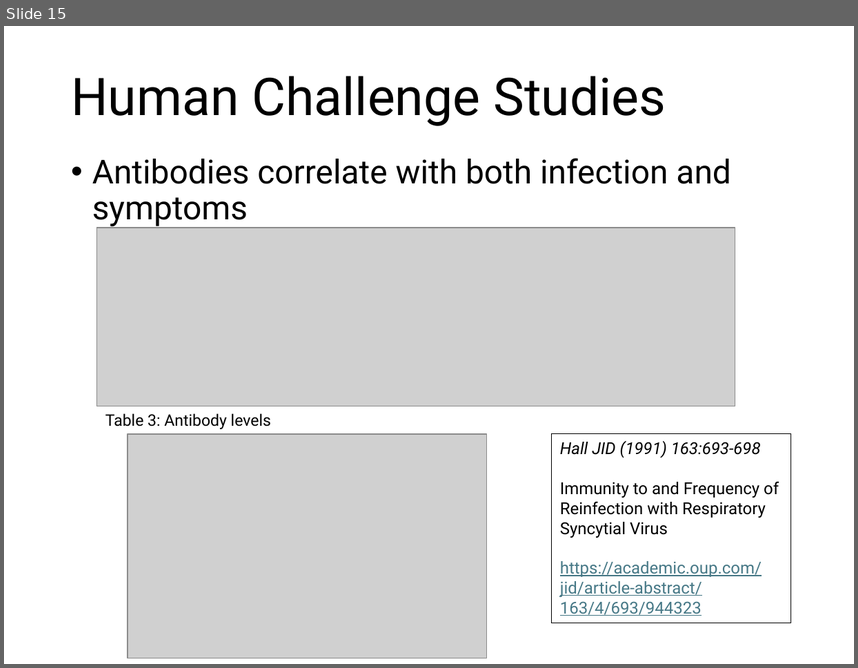
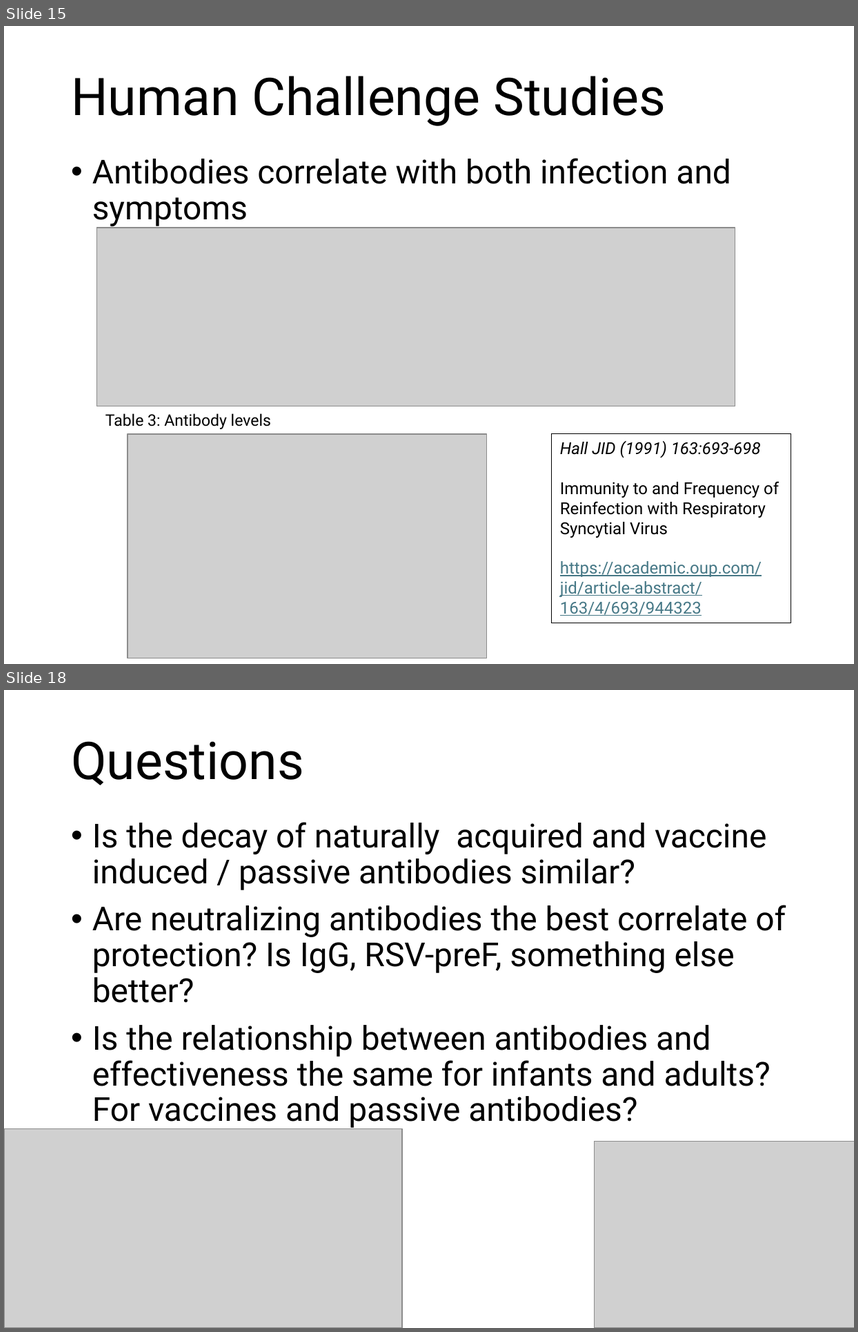
Before and after one commit to deborahcromer/RSVcorrelates, a slide deck: raw-data/RSV Data Summary.pptx. Shown one above the other, each under a label of ours: slide 15 before the commit, slides 15 and 18 after it; the slides between them are not shown. The pictures are 858x668 and 858x1332 pixels, drawn with LibreOffice and Linux fonts; fonts in the diff are those of the drawing; grey boxes stand for pictures. Boxes give left, top, right and bottom in pixels: in the first picture for what was removed or moved away, otherwise in the second. Text is boxed around its words. In the diff, an @@ line names an element or a change of style, - is before the commit and + after.

Commit message:
include  beginning of decay calculation

```diff
--- a/raw-data/RSV Data Summary.pptx
+++ b/raw-data/RSV Data Summary.pptx
@@ slide 18 added at (x1=4, y1=690, x2=854, y2=1328), background #FFFFFF @@
@@ title added at (x1=71, y1=741, x2=304, y2=785), 44 pt, text #000000 @@
+Questions
@@ text added at (x1=92, y1=822, x2=786, y2=1129), 28 pt, text #000000 @@
+• Is the decay of naturally acquired and vaccine induced / passive antibodies similar?
+• Are neutralizing antibodies the best correlate of protection? Is IgG, RSV-preF, something else better?
+• Is the relationship between antibodies and effectiveness the same for infants and adults? For vaccines and passive antibodies?
@@ picture added at (x1=4, y1=1129, x2=402, y2=1328) @@
@@ picture added at (x1=594, y1=1141, x2=854, y2=1328) @@
```
Also in this commit, not shown: 1 slide changed, 1 other slide added, 2 other files.
